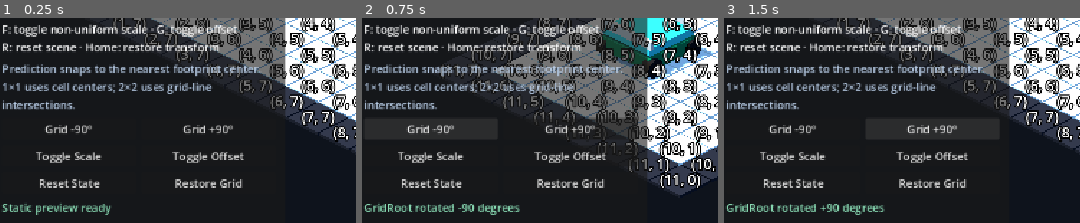
Above: before the commit, frames 1-3 (left to right).
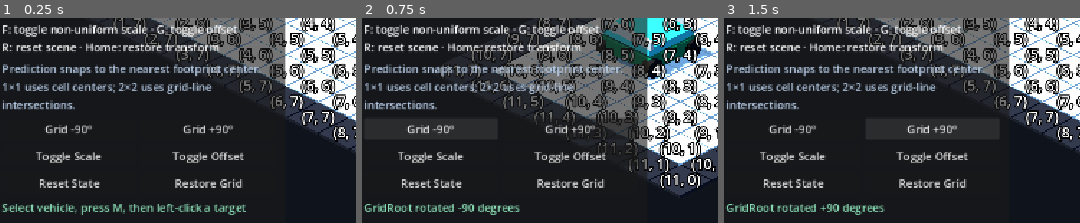
Above: after the commit, the same moments.

Repository: Ri0n72Y/automata
Game: Godot game, scene res://scenes/scene_01/scene_01_basic_packing.tscn
The game is run twice, just before and just after one commit, with the same random seed, the same clock (stepped at 60 frames per second) and the same inputs.
Inputs:
- Up to frame 1 (0.25 s): no input
- Up to frame 2 (0.75 s): click "Grid -90°" at 0.5 s
- Up to frame 3 (1.5 s): click "Grid +90°" at 1.25 s
The pictures show only the part of the screen within x 2-52%, y 48-98%; the shares and areas given below are measured in that part.

The runs differ from the first frame. In frame 1, 1.7% of the frame differs, in the area x 2-70%, y 90-97%; in frame 2, nothing differs; in frame 3, nothing differs.
Error after the commit: Cannot call method 'get_children' on a null value. (res://scripts/scene_01/scene_01_manual_controls.gd:126)

Commit message:
[codex]fix(ui): make debug controls collapsible and non-focusable

Diff:
--- a/scripts/scene_01/scene_01_manual_controls.gd
+++ b/scripts/scene_01/scene_01_manual_controls.gd
@@ -1,11 +1,23 @@
 class_name Scene01ManualControls
 extends CanvasLayer
 
+const COLLAPSED_SIZE := Vector2(306.0, 52.0)
+const EXPANDED_SIZE := Vector2(422.0, 450.0)
+
+@export var start_collapsed: bool = true
+
+@onready var panel: PanelContainer = %DebugPanel
+@onready var body: VBoxContainer = %DebugBody
+@onready var collapse_button: Button = %CollapseButton
 @onready var status_label: Label = %StatusLabel
+
+var _collapsed: bool = true
 
 
 func _ready() -> void:
-	_update_status("Static preview ready")
+	_disable_button_focus(panel)
+	set_collapsed(start_collapsed)
+	_update_status("Select vehicle, press M, then left-click a target")
 
 
 func _unhandled_key_input(event: InputEvent) -> void:
@@ -48,6 +60,28 @@
 		get_viewport().set_input_as_handled()
 
 
+func set_collapsed(collapsed: bool) -> void:
+	_collapsed = collapsed
+	if body != null:
+		body.visible = not _collapsed
+	if collapse_button != null:
+		collapse_button.text = "▶" if _collapsed else "▼"
+	if panel != null:
+		var target_size := COLLAPSED_SIZE if _collapsed else EXPANDED_SIZE
+		panel.offset_right = panel.offset_left + target_size.x
+		panel.offset_bottom = panel.offset_top + target_size.y
+	if _collapsed:
+		get_viewport().gui_release_focus()
+
+
+func is_collapsed() -> bool:
+	return _collapsed
+
+
+func _on_collapse_pressed() -> void:
+	set_collapsed(not _collapsed)
+
+
 func _on_reset_pressed() -> void:
 	_call_scene_action("reset_scene")
 	_update_status("Scene state reset")
@@ -86,6 +120,13 @@
 	scene.callv(method_name, args)
 
 
+func _disable_button_focus(node: Node) -> void:
+	if node is Button:
+		(node as Button).focus_mode = Control.FOCUS_NONE
+	for child in node.get_children():
+		_disable_button_focus(child)
+
+
 func _is_text_input_focused() -> bool:
 	var focus_owner := get_viewport().gui_get_focus_owner()
 	return focus_owner is LineEdit or focus_owner is TextEdit
